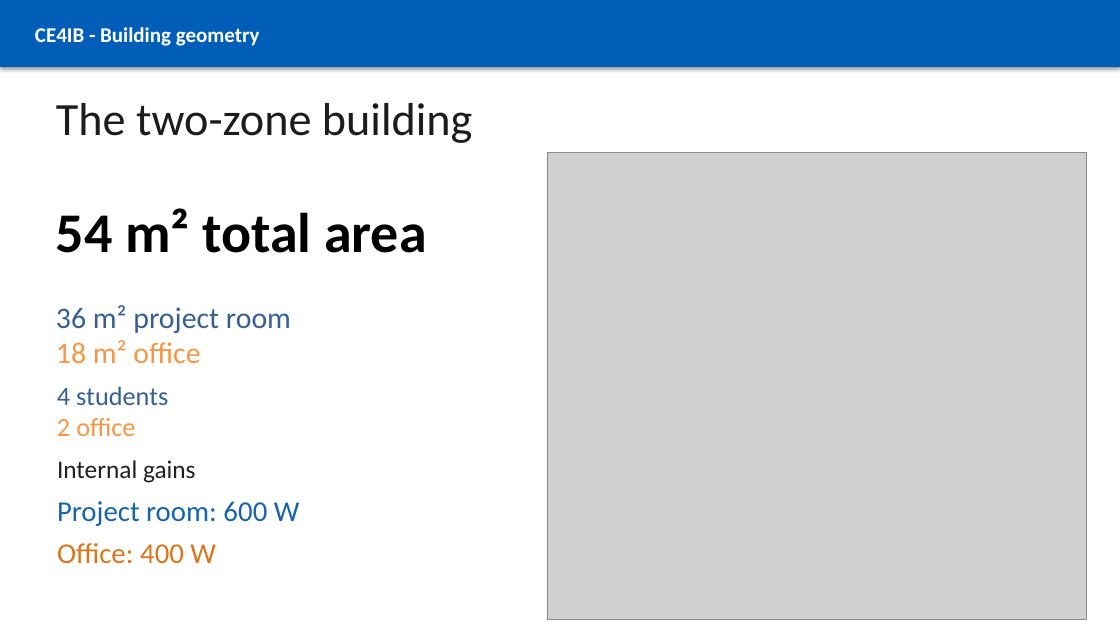
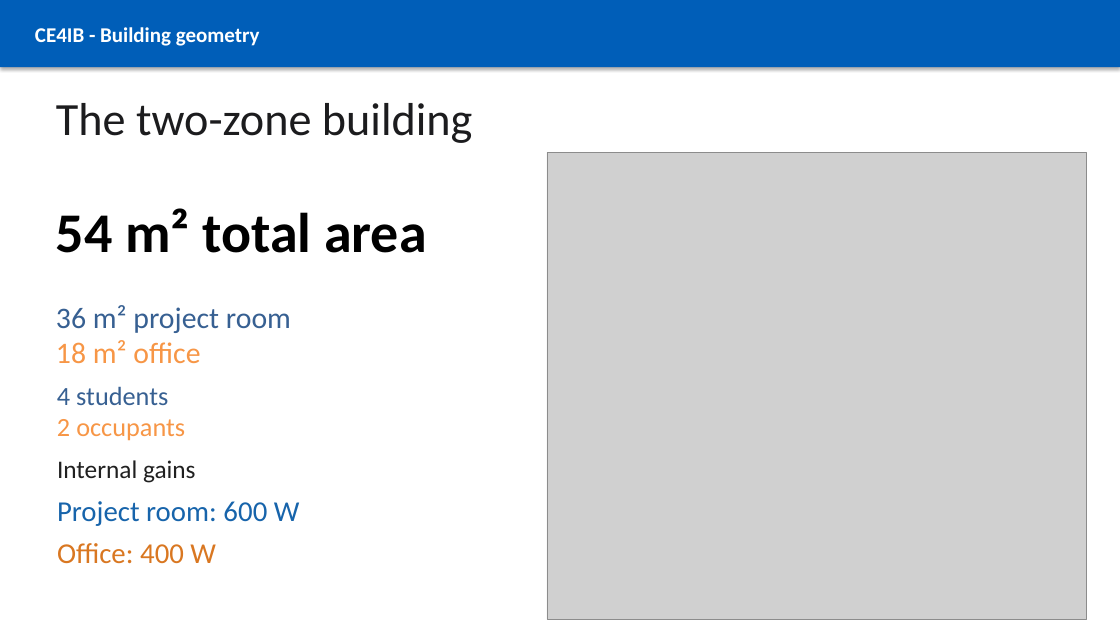
Before and after one commit to linokaiser/CE4IB, a slide deck: slide 2 of presentations/CE4IB_Building_Energy_Simulation.pptx. Drawn at 1120x630 pixels with LibreOffice and Linux fonts; fonts in the diff are those of the drawing; grey boxes stand for pictures. Boxes give left, top, right and bottom in pixels: in the first picture for what was removed or moved away, otherwise in the second. Text is boxed around its words. In the diff, an @@ line names an element or a change of style, - is before the commit and + after.

```diff
--- a/presentations/CE4IB_Building_Energy_Simulation.pptx
+++ b/presentations/CE4IB_Building_Energy_Simulation.pptx
@@ text at <box>57,419,185,441</box>: text changed @@
-2 office
+2 occupants
```
Also in this commit, not shown: 5 other slides changed, 5 other files.
